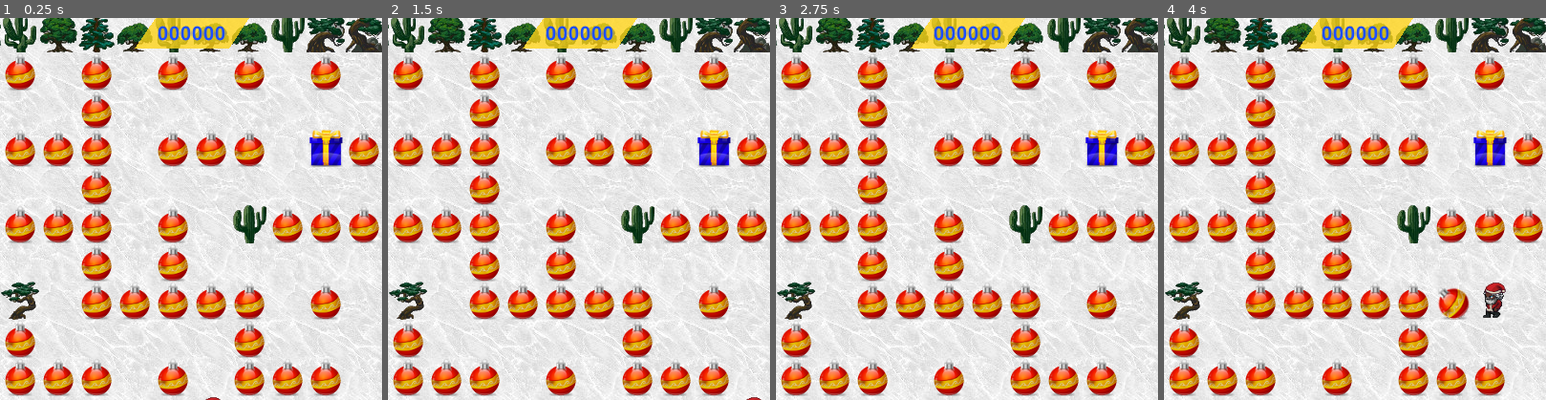
Above: before the commit, frames 1-4 (left to right).
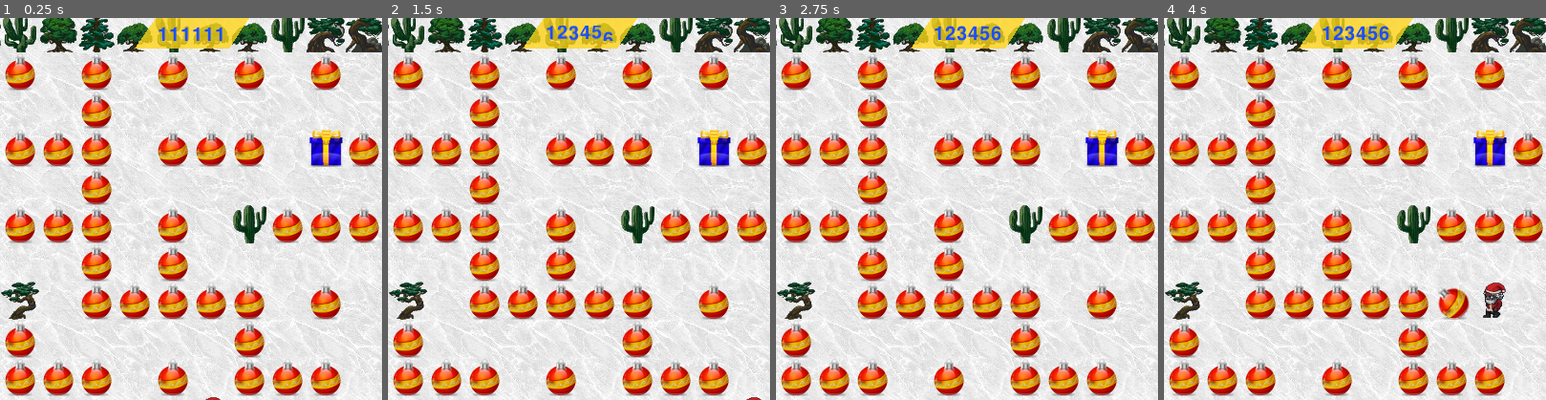
Above: after the commit, the same moments.

Repository: abasty/pingoo
Game: Godot game, scene res://test.tscn
The game is run twice, just before and just after one commit, with the same random seed, the same clock (stepped at 60 frames per second) and the same inputs.
Inputs:
- Up to frame 1 (0.25 s): no input
- Up to frame 2 (1.5 s): hold Right (ui_right) 0.53-1.28 s; tap Space at 0.77 s; hold Down (ui_down) from 1.28 s (still down)
- Up to frame 3 (2.75 s): tap Space at 1.52 s; release Down (ui_down) at 2.03 s; hold Right (ui_right) from 2.03 s (still down)
- Up to frame 4 (4 s): tap Enter at 2.75 s; release Right (ui_right) at 2.78 s; hold Up (ui_up) 2.78-3.53 s; tap Space at 3.02, 3.77 s; hold Left (ui_left) from 3.53 s (still down)
The pictures show only the part of the screen within x 25-75%, y 0-50%; the shares and areas given below are measured in that part.

The runs differ from the first frame. In frame 1, 0.5% of the frame differs, in the area x 41-60%, y 2-6%; in frame 2, 0.5%; in frame 3, 0.3%; in frame 4, 0.3%.

Commit message:
Added digit animation on score scene

Diff:
--- a/score.gd
+++ b/score.gd
@@ -1,16 +1,54 @@
 extends Node2D
 
 @onready var digits = [ $p0, $p1, $p2, $p3, $p4, $p5 ]
+
+const speed = 100
 const DIGIT_HEIGHT = 26
 
-func set_value(value):
-	for i in range(digits.size()):
-		digits[i].region_rect = Rect2(0, value % 10 * DIGIT_HEIGHT, 12, DIGIT_HEIGHT)
-		value /= 10
-	# end for
-# end func
+var target_value = 0
+
+var value:
+	set(new_value):
+		value = new_value
+		for i in range(digits.size()):
+			digits[i].region_rect = Rect2(0, new_value % 10 * DIGIT_HEIGHT, 12, 16)
+			new_value /= 10
+		# end for
+	# end set
+	get:
+		return value
+	# end get
 
 # Called when the node enters the scene tree for the first time.
 func _ready():
-	set_value(0)
+	value = 0
+	target_value = 123456
 # end func
+
+func _process(delta):
+	if value != target_value:
+		animate(delta)
+	# end if
+# end func
+
+func animate(delta):
+	var target_value_copy = target_value
+	var changed = false
+	# for each digit, animate it to the target value
+	for i in range(digits.size()):
+		var digit = digits[i]
+		var digit_value = floor(digit.region_rect.position.y / DIGIT_HEIGHT)
+		var target_digit_value = target_value_copy % 10
+		if digit_value != target_digit_value:
+			changed = true
+			digit.region_rect.position.y += speed * delta
+			if digit.region_rect.position.y >= 10 * DIGIT_HEIGHT:
+				digit.region_rect.position.y -= 10 * DIGIT_HEIGHT
+			# end if
+		# end if
+		target_value_copy /= 10
+	# end for
+	if !changed:
+		value = target_value
+	# end if
+# end func
